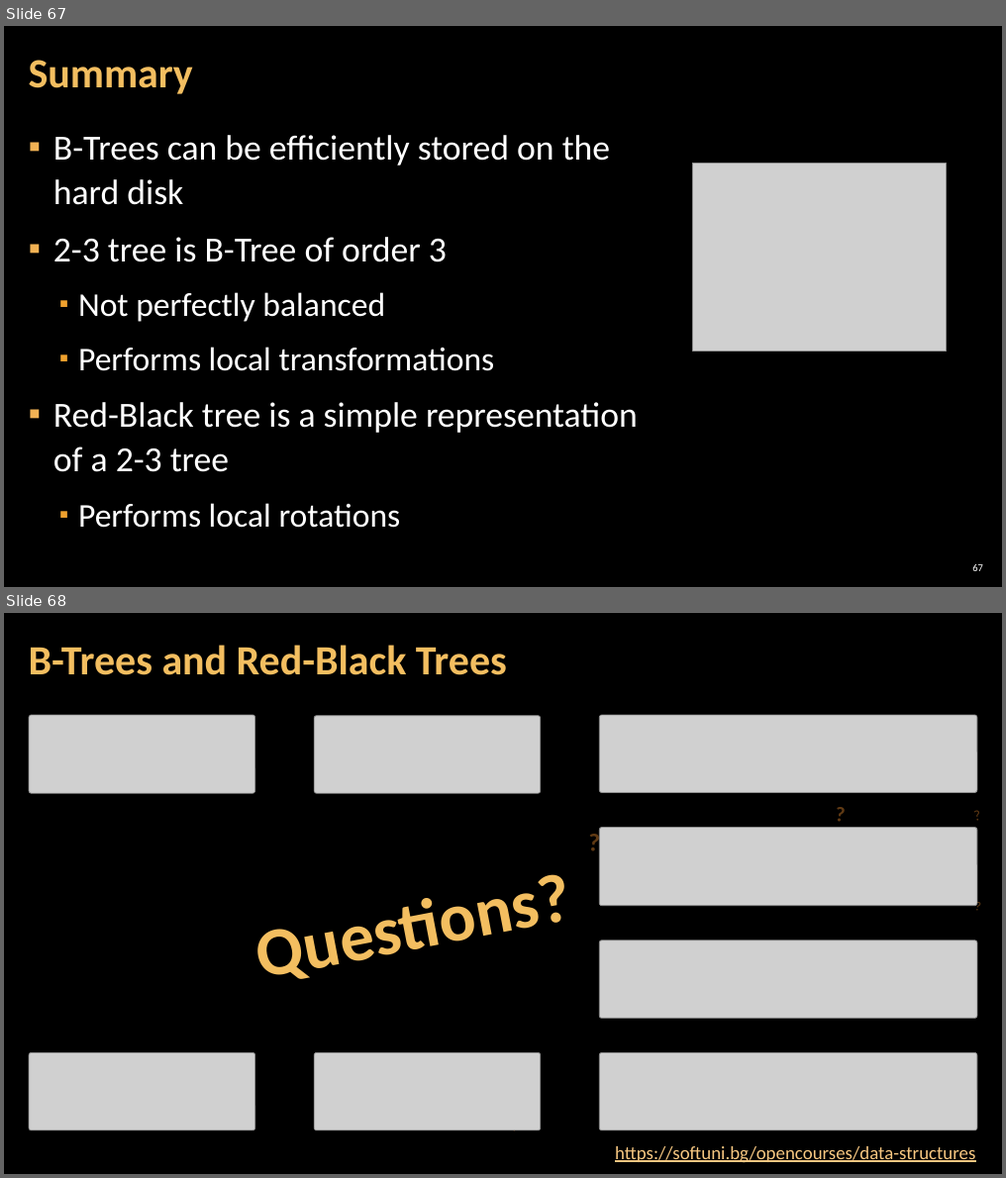
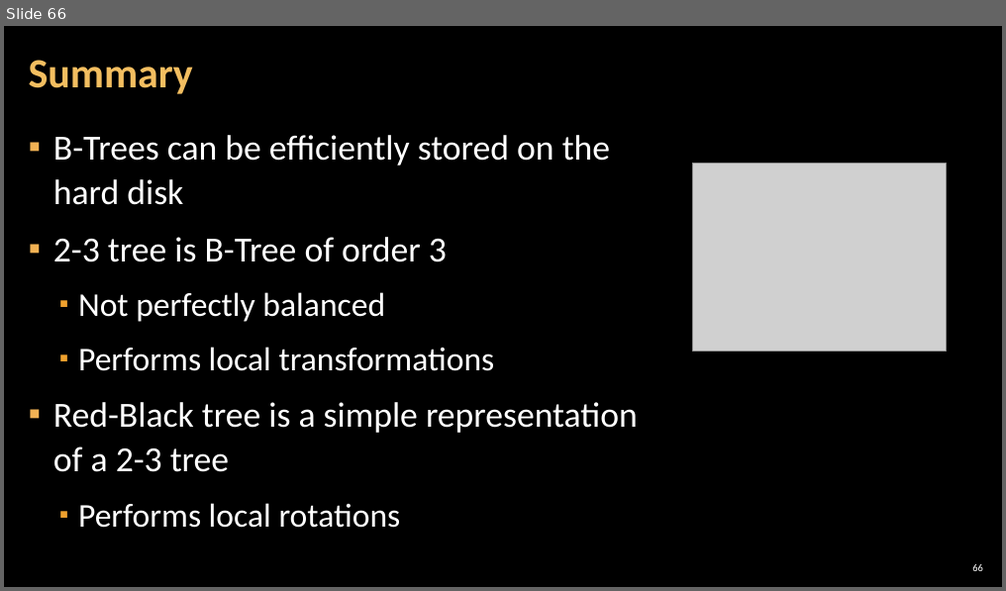
Before and after one commit to astambi/Data-Structures, a slide deck: 00-Resources/06. Data-Structures-B-Trees-and-Red-Black-Trees.pptx. Shown one above the other, each under a label of ours: slides 67 and 68 before the commit, slide 66 after it. The pictures are 1006x1178 and 1006x591 pixels, drawn with LibreOffice and Linux fonts; fonts in the diff are those of the drawing; grey boxes stand for pictures; background and template pictures are left out. Boxes give left, top, right and bottom in pixels: in the first picture for what was removed or moved away, otherwise in the second. Text is boxed around its words. In the diff, an @@ line names an element or a change of style, - is before the commit and + after.

```diff
--- a/00-Resources/06. Data-Structures-B-Trees-and-Red-Black-Trees.pptx
+++ b/00-Resources/06. Data-Structures-B-Trees-and-Red-Black-Trees.pptx
@@ slide 68 removed at (x1=4, y1=613, x2=1002, y2=1174), background picture (left out) @@
@@ title removed at (x1=29, y1=645, x2=507, y2=675) @@
-B-Trees and Red-Black Trees
@@ picture removed at (x1=29, y1=715, x2=254, y2=793) @@
@@ picture removed at (x1=314, y1=716, x2=540, y2=793) @@
@@ picture removed at (x1=599, y1=715, x2=977, y2=792) @@
@@ text removed at (x1=827, y1=796, x2=854, y2=831) @@
-?
@@ text removed at (x1=964, y1=801, x2=990, y2=831) @@
-?
@@ text removed at (x1=223, y1=850, x2=602, y2=996) @@
-Questions?
@@ text removed at (x1=580, y1=822, x2=609, y2=861) @@
-?
@@ picture removed at (x1=599, y1=828, x2=977, y2=906) @@
@@ text removed at (x1=966, y1=894, x2=991, y2=919) @@
-?
@@ picture removed at (x1=599, y1=941, x2=977, y2=1019) @@
@@ text removed at (x1=751, y1=942, x2=779, y2=975) @@
-?
@@ text removed at (x1=945, y1=996, x2=966, y2=1019) @@
-?
@@ picture removed at (x1=29, y1=1054, x2=254, y2=1131) @@
@@ picture removed at (x1=314, y1=1054, x2=540, y2=1131) @@
@@ picture removed at (x1=599, y1=1054, x2=977, y2=1131) @@
@@ text removed at (x1=500, y1=1111, x2=527, y2=1141) @@
-?
@@ text removed at (x1=615, y1=1147, x2=975, y2=1163) @@
-https://softuni.bg/opencourses/data-structures
@@ what was slide 67 is now slide 66 @@
@@ page number at (x1=972, y1=565, x2=983, y2=571): text changed @@
-67
+66
```
Also in this commit, not shown: 3 other slides removed, 1 other file.
